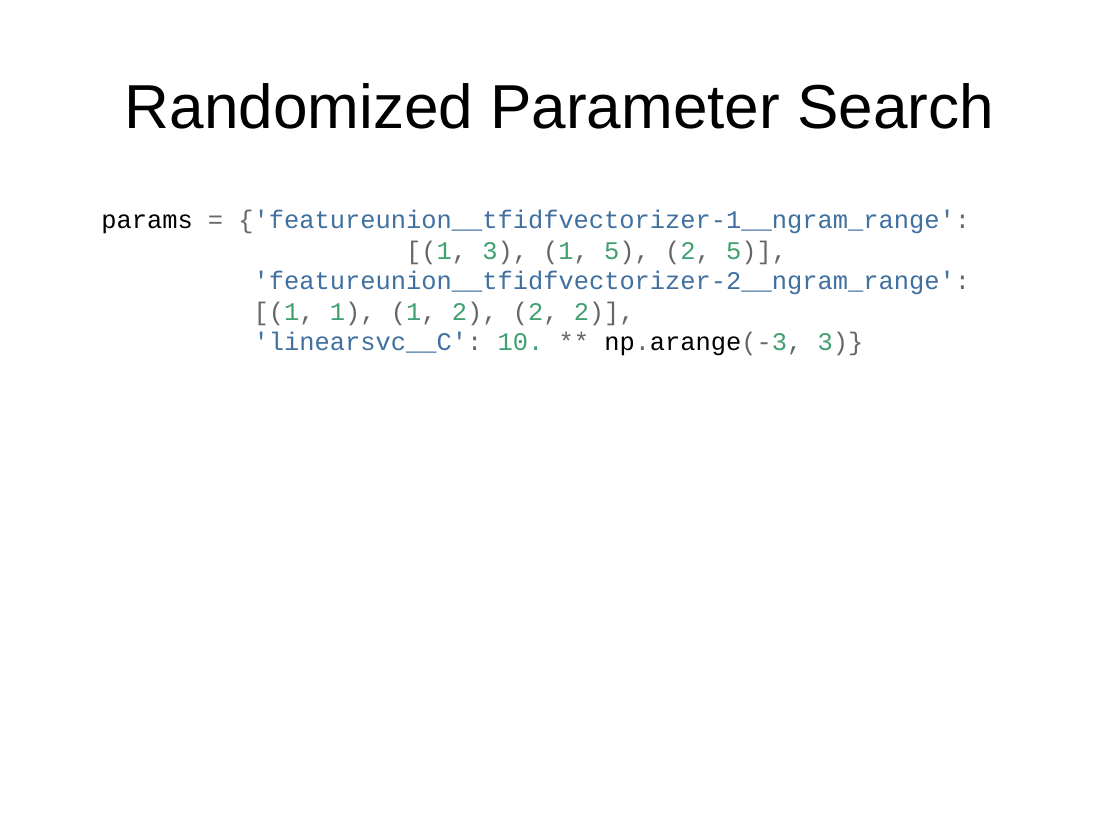
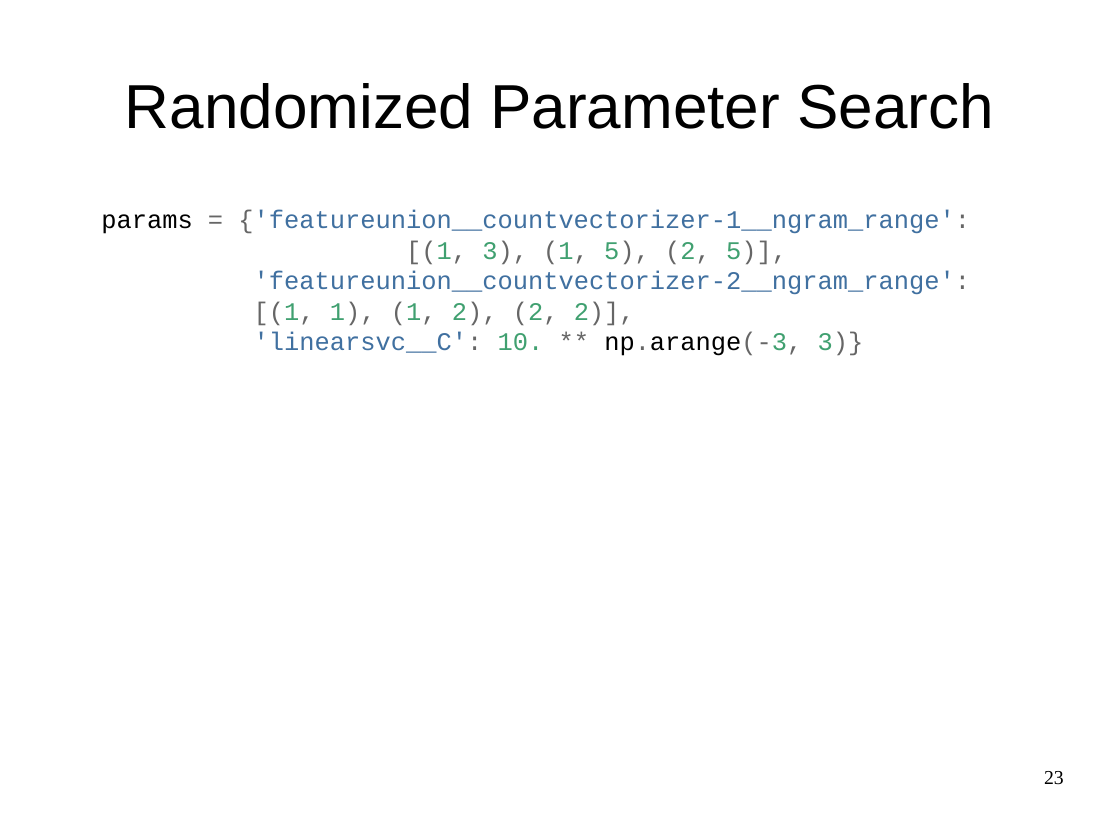
Before and after one commit to amueller/talks_odt, a slide deck: slide 23 of nyc-open-data-2015-andvanced-sklearn.odp (slide 26 before the commit). Drawn at 1120x840 pixels with LibreOffice and Linux fonts; fonts in the diff are those of the drawing. Boxes give left, top, right and bottom in pixels: in the first picture for what was removed or moved away, otherwise in the second. Text is boxed around its words. In the diff, an @@ line names an element or a change of style, - is before the commit and + after.

```diff
--- a/nyc-open-data-2015-andvanced-sklearn.odp
+++ b/nyc-open-data-2015-andvanced-sklearn.odp
@@ text at [101, 209, 970, 356]: text changed @@
-params = {'featureunion__tfidfvectorizer-1__ngram_range':
-[(1, 3), (1, 5), (2, 5)],
-'featureunion__tfidfvectorizer-2__ngram_range':
-[(1, 1), (1, 2), (2, 2)],
-'linearsvc__C': 10. ** np.arange(-3, 3)}
+params = {'featureunion__countvectorizer-1__ngram_range':
+[(1, 3), (1, 5), (2, 5)],
+'featureunion__countvectorizer-2__ngram_range':
+[(1, 1), (1, 2), (2, 2)],
+'linearsvc__C': 10. ** np.arange(-3, 3)}
@@ page number added at [1044, 771, 1064, 785], 14 pt, text #000000 @@
+23
```
Also in this commit, not shown: 58 other slides changed, 1 slide added, 5 slides removed.
